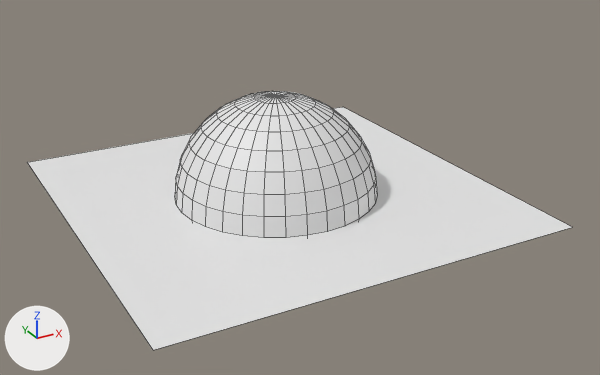
One commit to the Blender file belsa.blend: the scene before it, then after it.
Before and after are seen from a 50 mm camera at (-6.19, -12.14, 6.05) aimed at (0.29, -0.36, 0.16). Arrows for +X, +Y and +Z are at lower left; the lights stay in place. Mesh edges are drawn as thin lines.
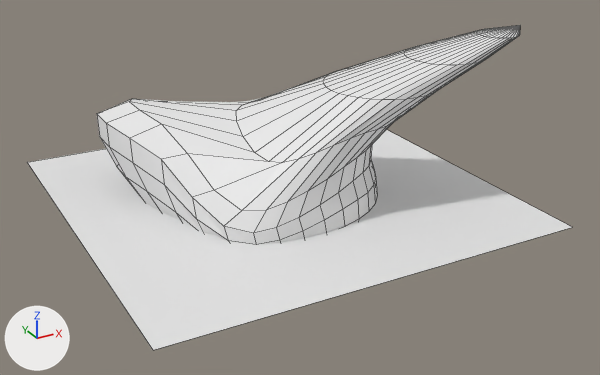
Edits to the scene script, one JSON object a line:
```json
{"block": "me_sphere", "where": "# used by ob_sphere; location = (0.0, 0.0, 0.0); scale = (1.8, 1.8, 1.8)"}
{"op": "remove", "block": "me_sphere", "code": "me_sphere.from_pydata(...)  # 482 vertices, 512 faces; spans x -1.0..1.0, y -1.0..1.0, z -1.0..1.0"}
{"op": "add", "block": "me_sphere", "code": "me_sphere.from_pydata(...)  # 482 vertices, 512 faces; spans x -1.45..2.02, y -1.16..1.14, z -1.0..1.66"}
{"block": "me_sphere", "change": "me_sphere part 1: 235 of 482 vertices moved; they spanned x -1.0..0.83, y -1.0..0.92, z -0.56..1.0 and now span x -1.45..2.02, y -1.16..1.14, z -0.55..1.66; mean shift (0.57, -0.26, 0.22); largest move (0.0, 0.0, 1.0) -> (2.0, -1.06, 1.66)"}
```

What differs and where, as boxes [x1, y1, x2, y2] in the pictures (600 x 375 px; the box of a moved part takes in the faces that stretch with it):
```json
{"object": "Sphere", "change": "reshaped", "before": [175, 91, 377, 238], "after": [97, 25, 520, 244]}
{"part": 1, "of": "me_sphere", "change": "moved or reshaped", "before": [175, 91, 371, 238], "after": [97, 25, 520, 244]}
```
